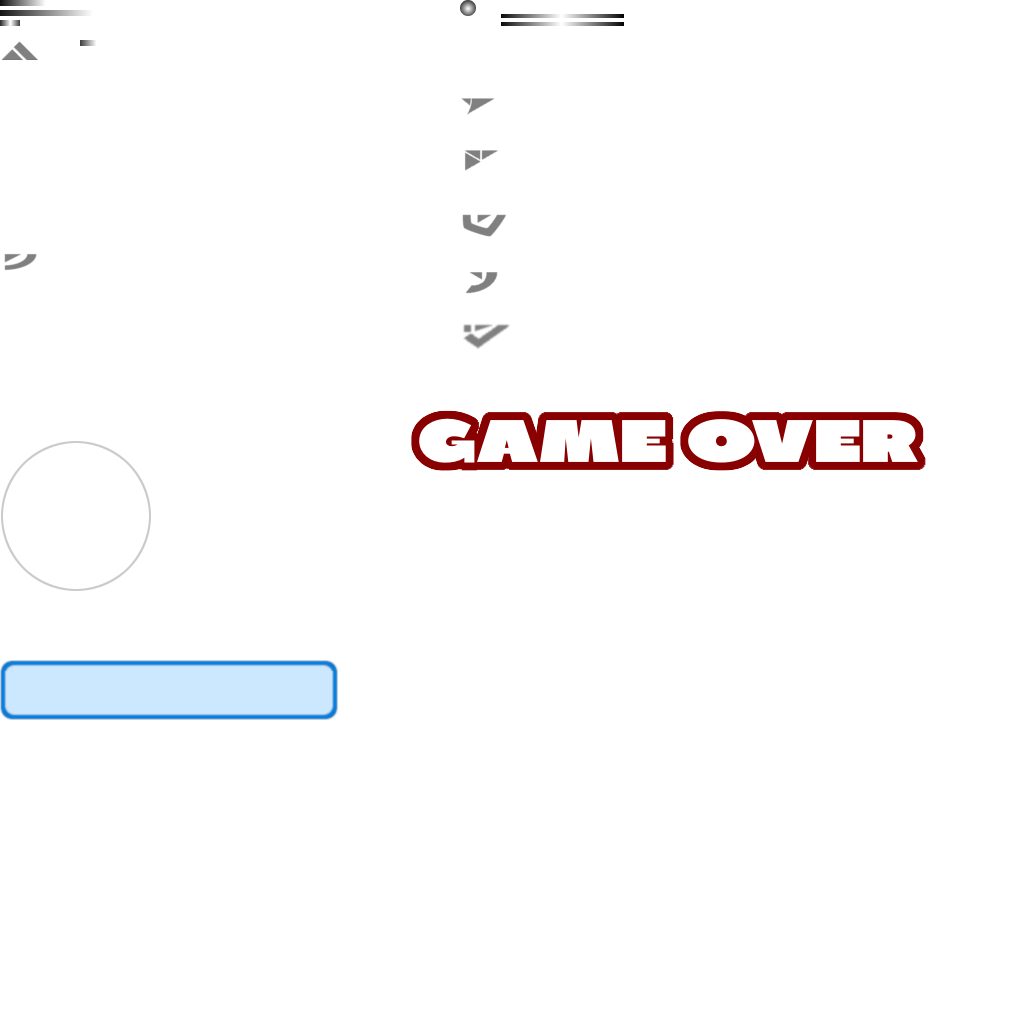
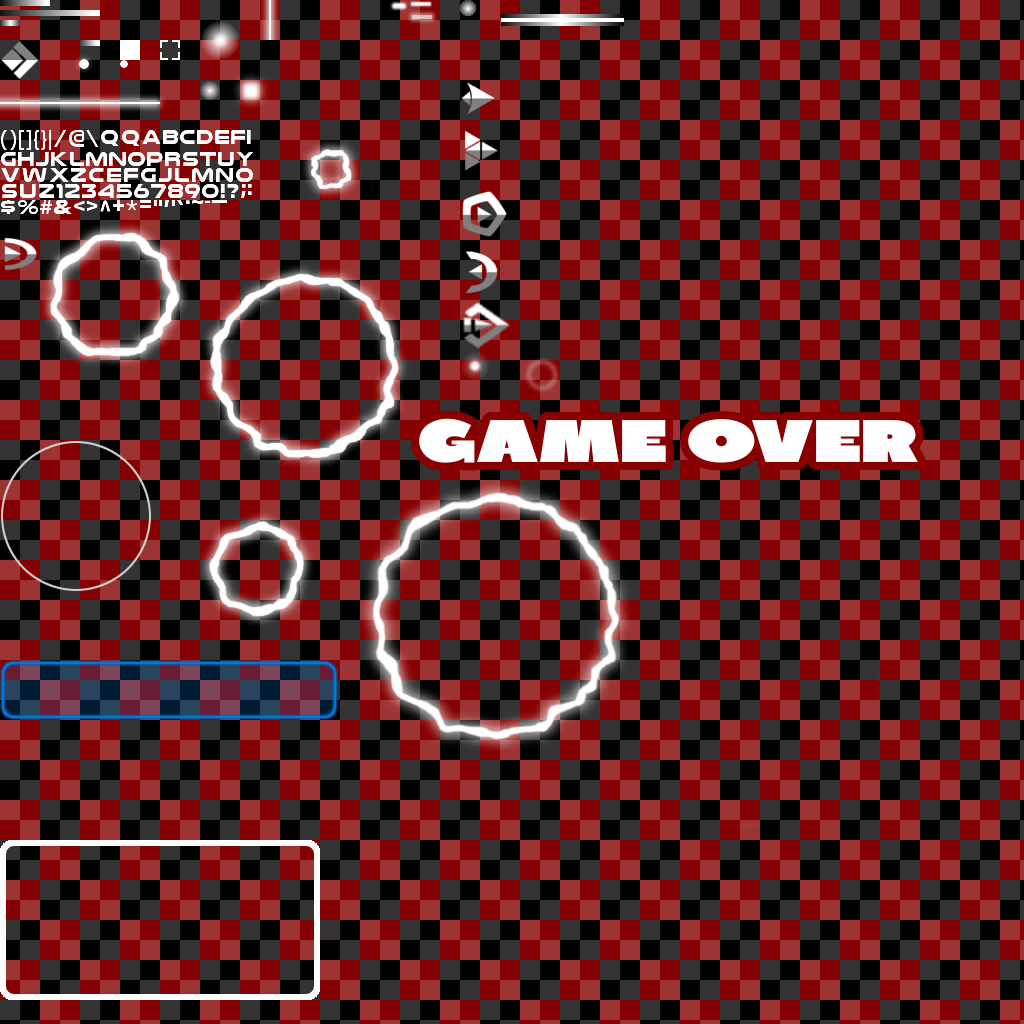
Before/after of a w=1024, h=1024 layered artwork. What changed in the layer stack:
removed layer "Ebene #6" over [0, 0, 926, 1000]
removed layer "Ebene #24" over [72, 52, 96, 76]
painted on "Ebene #23" over [0, 0, 926, 1000]
showed "Ebene #17" over [0, 0, 1024, 1024]
